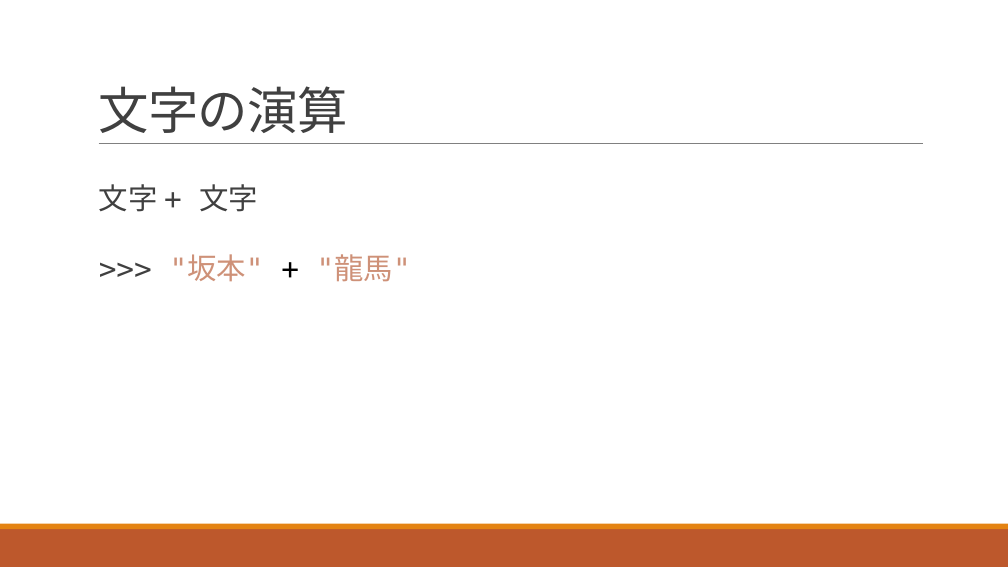
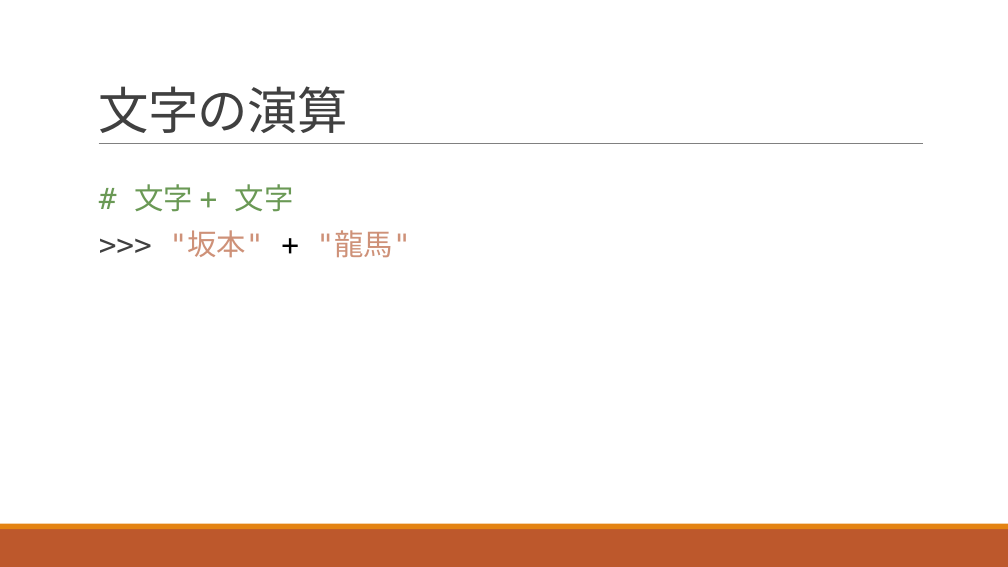
Before and after one commit to navy1634/Teach, a slide deck: slide 19 of 20230530/unit1.pptx. Drawn at 1008x567 pixels with LibreOffice and Linux fonts; fonts in the diff are those of the drawing. Boxes give left, top, right and bottom in pixels: in the first picture for what was removed or moved away, otherwise in the second. Text is boxed around its words. In the diff, an @@ line names an element or a change of style, - is before the commit and + after.

Commit message:
unit01 add 文字と数字

```diff
--- a/20230530/unit1.pptx
+++ b/20230530/unit1.pptx
@@ text at box(134, 184, 294, 212): text changed; text colour #404040 to #6A9955 @@
-  文字 + 文字
+  # 文字 + 文字
```
Also in this commit, not shown: 4 other slides changed, 2 slides added, 1 other file.
